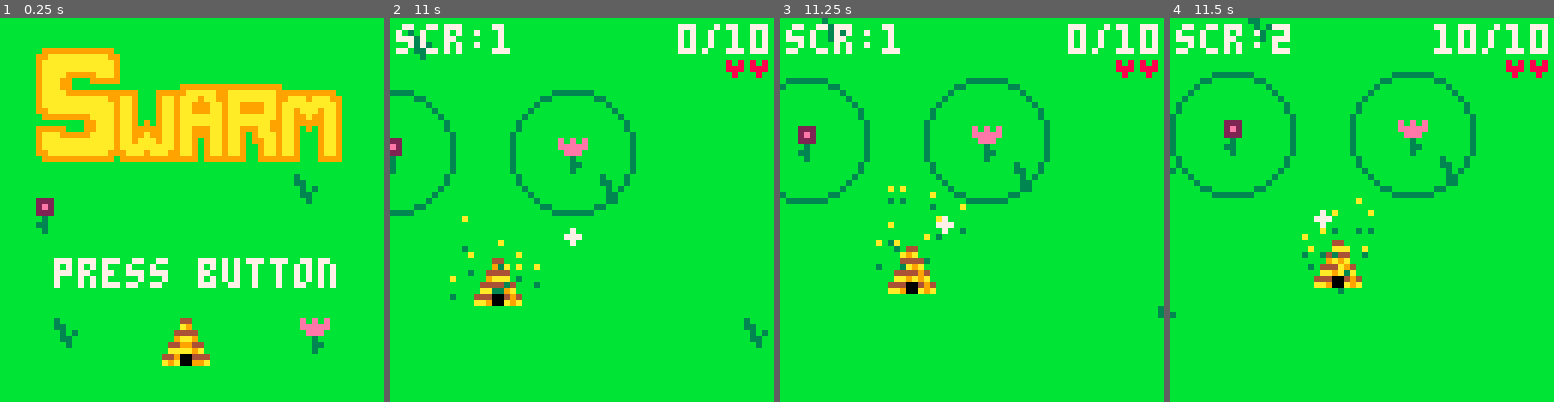
Above: before the commit, frames 1-4 (left to right).
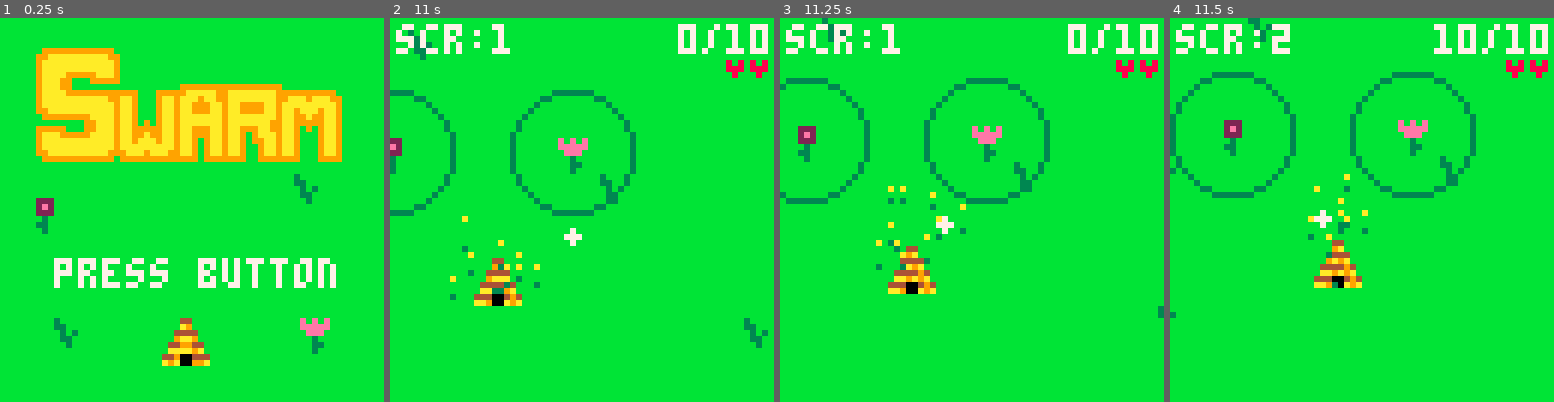
Above: after the commit, the same moments.

Repository: greysonp/swarm
Game: PICO-8 cartridge bees.p8
The game is run twice, just before and just after one commit, with the same random seed, the same clock (stepped at 60 frames per second) and the same inputs.
Inputs:
- Up to frame 1 (0.25 s): no input
- Up to frame 2 (11 s): tap X (X key) at 0.33, 0.7, 1.43, 2.58, 3.1, 3.62, 4.13, 4.65, 5.17, 5.68, 6.2, 6.72, 7.23, 7.75, 8.27, 8.78, 9.3, 9.82, 10.33, 10.85 s; tap O (Z key) at 1.07, 1.8, 2.43, 3.07, 3.7, 4.33, 4.97, 5.6, 6.23, 6.87, 7.5, 8.13, 8.77, 9.4, 10.03, 10.67 s; hold Right 2.33-3.33 s; hold Right 3.38-4.22 s; hold Up 4.27-4.67 s; hold Right 4.72-5.72 s; hold Down 5.77-6.1 s; hold Left 6.15-6.98 s; hold Right 7.03-8.03 s; hold Right 8.08-8.92 s; hold Up 8.97-9.37 s; hold Right 9.42-10.42 s; hold Down 10.47-10.8 s; hold Left from 10.85 s (still down)
- Up to frame 3 (11.25 s): keep holding Left
- Up to frame 4 (11.5 s): keep holding Left; tap O (Z key) at 11.3 s; tap X (X key) at 11.37 s

Frames 1-3 are identical in both runs. In frame 4, 0.9% of the frame differs, in the area x 34-54%, y 40-72%.

Commit message:
Fixed game restart bug.

Diff:
--- a/bees.p8
+++ b/bees.p8
@@ -73,6 +73,7 @@
   stage = {}
   bees = {}
   enemies = {}
+  anchors = {}
   flowers = {}
   time = 0
   lives = startlives
